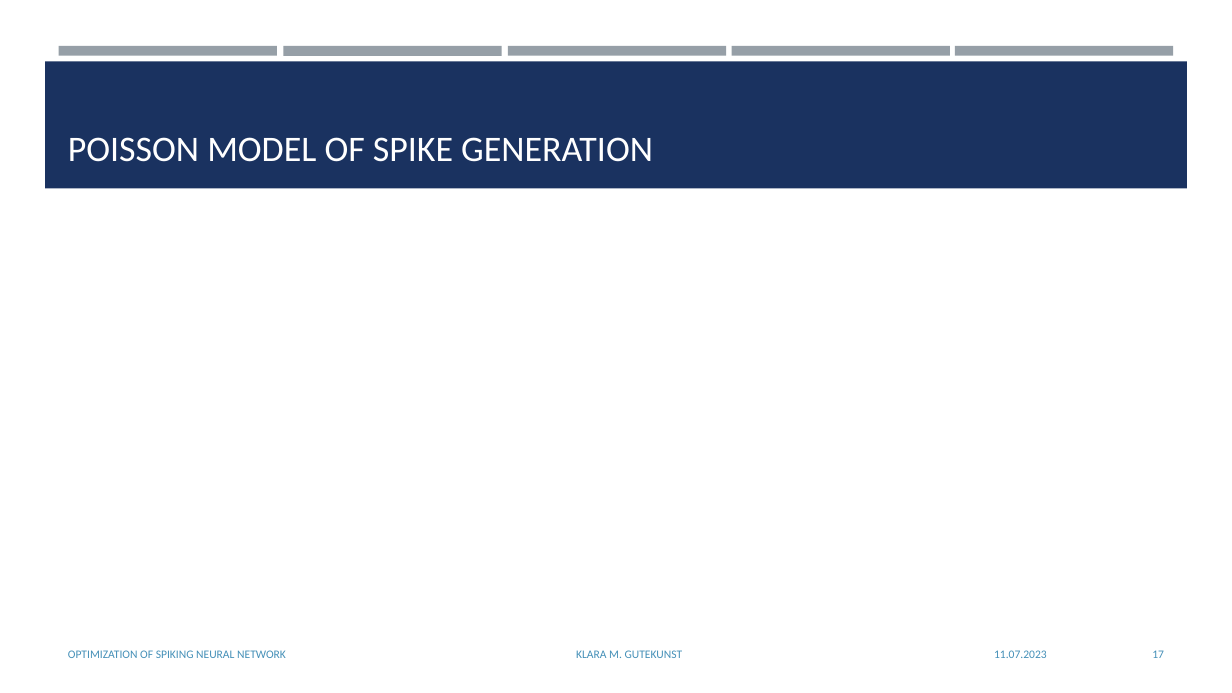
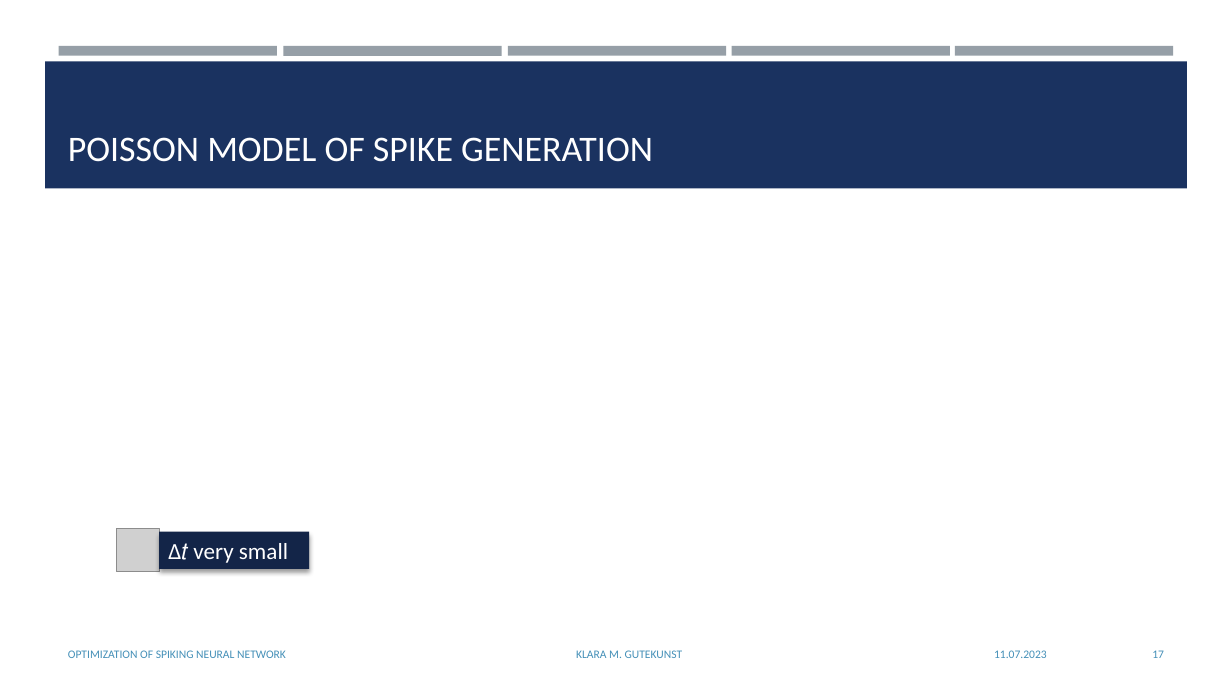
Before and after one commit to KlaraGtknst/bachelor-seminar-kde, a slide deck: slide 17 of Gutekunst_Seminar_KDE.pptx. Drawn at 1232x693 pixels with LibreOffice and Linux fonts; fonts in the diff are those of the drawing; grey boxes stand for pictures. Boxes give left, top, right and bottom in pixels: in the first picture for what was removed or moved away, otherwise in the second. Text is boxed around its words. In the diff, an @@ line names an element or a change of style, - is before the commit and + after.

```diff
--- a/Gutekunst_Seminar_KDE.pptx
+++ b/Gutekunst_Seminar_KDE.pptx
@@ picture added at box(116, 529, 160, 572) @@
@@ rectangle added at box(159, 531, 309, 568), fill #142648, 18 pt, text #FFFFFF @@
+∆𝑡 very small
```
Also in this commit, not shown: 2 other slides changed.
